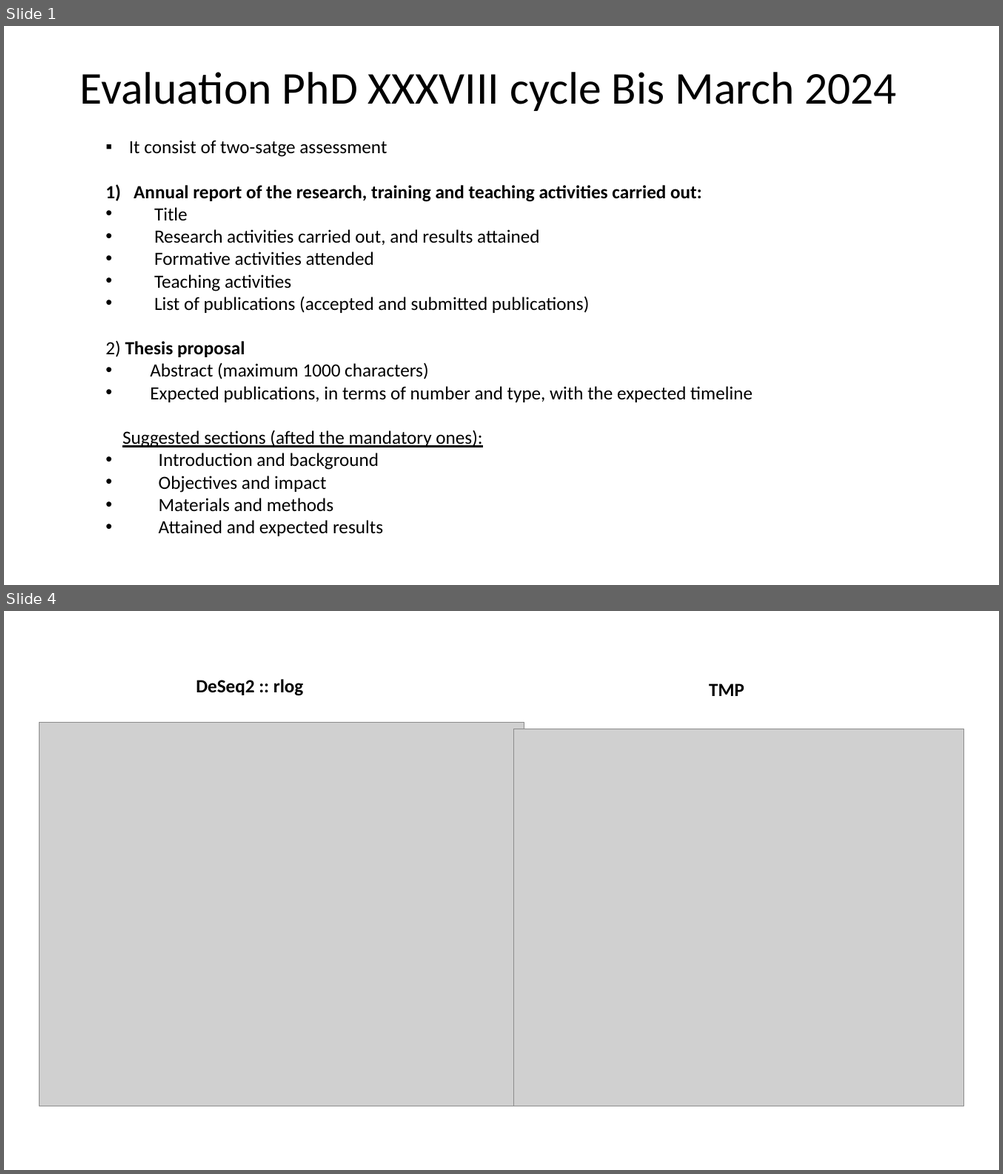
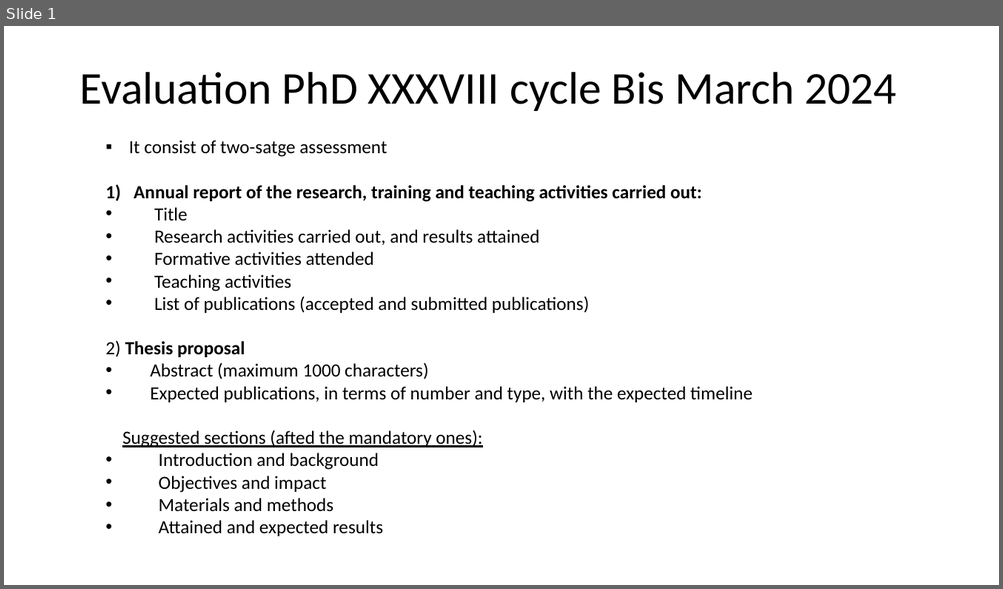
Before and after one commit to Katerina10-cloud/CN-aware-DGE, a slide deck: modeling DGE_CNV.pptx. Shown one above the other, each under a label of ours: slides 1 and 4 before the commit, slide 1 after it; the slides between them are not shown. The pictures are 1003x1174 and 1003x589 pixels, drawn with LibreOffice and Linux fonts; fonts in the diff are those of the drawing; grey boxes stand for pictures. Boxes give left, top, right and bottom in pixels: in the first picture for what was removed or moved away, otherwise in the second. Text is boxed around its words. In the diff, an @@ line names an element or a change of style, - is before the commit and + after.

```diff
--- a/modeling DGE_CNV.pptx
+++ b/modeling DGE_CNV.pptx
@@ slide 4 removed at [4,611,999,1170], background #FFFFFF @@
@@ text removed at [196,679,304,696] @@
-DeSeq2 :: rlog
@@ text removed at [708,684,744,696] @@
-TMP
@@ picture removed at [39,722,524,1106] @@
@@ picture removed at [514,729,964,1106] @@
```
Also in this commit, not shown: 7 slides changed, 2 slides added, 2 other slides removed, 6 other files.
